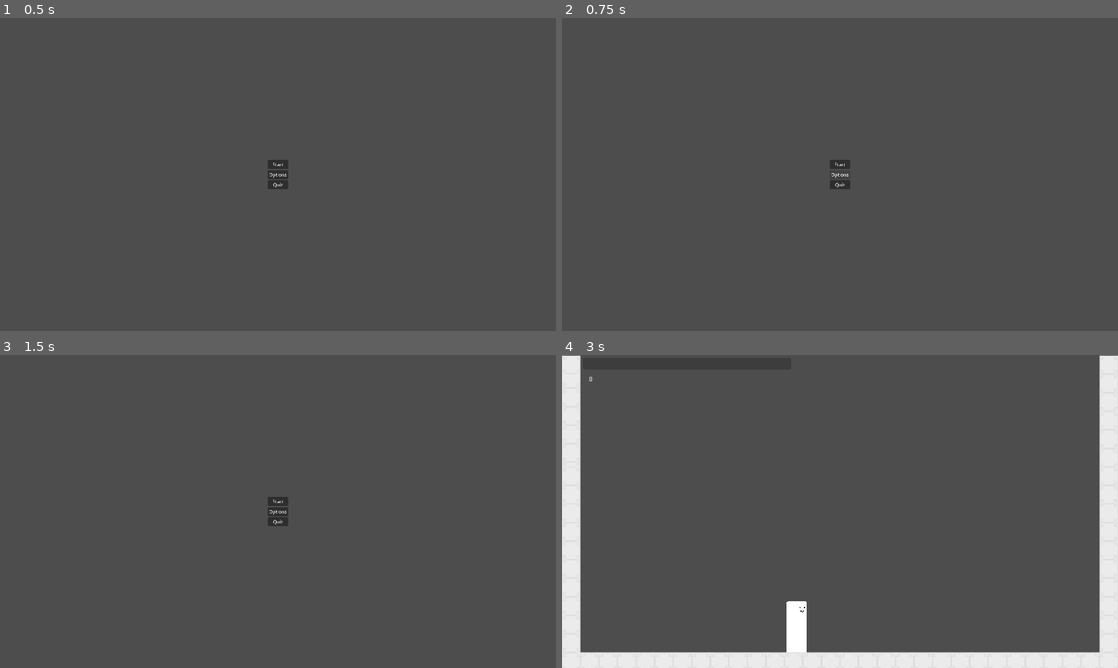
Above: before the commit, frames 1-4 (two rows, left to right).
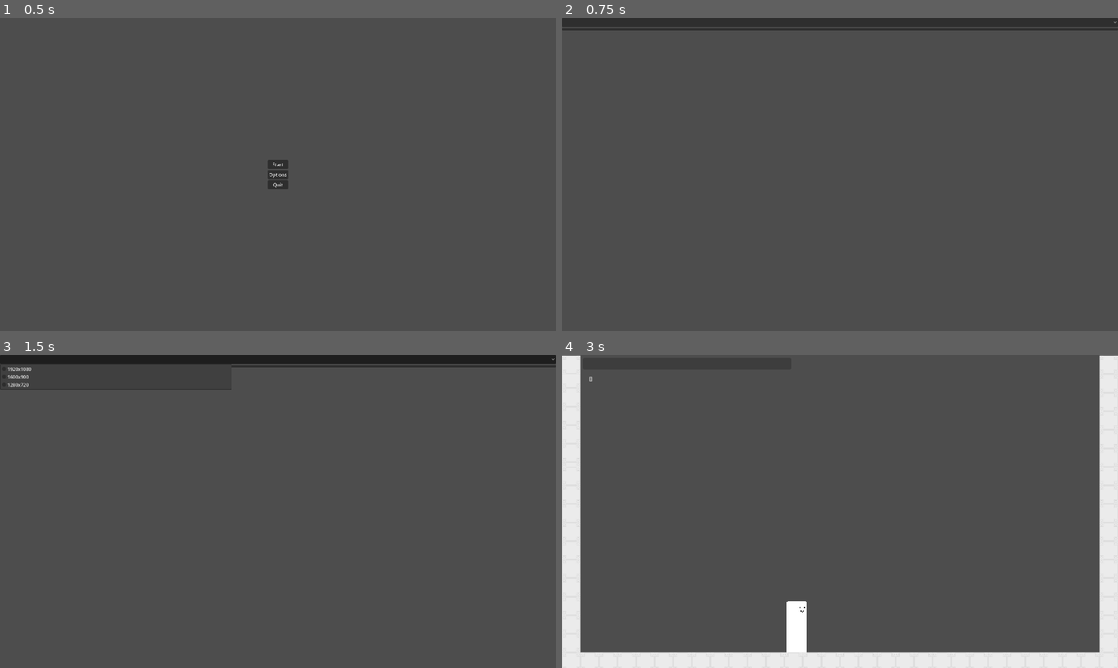
Above: after the commit, the same moments.

Repository: Mysteria0/To-Be-Name-Fighting-Game
Game: Godot game, scene res://menu.tscn
The game is run twice, just before and just after one commit, with the same random seed, the same clock (stepped at 60 frames per second) and the same inputs.
Inputs (mouse positions are in pixels of both pictures, inside the frame that each line leads up to):
- Up to frame 1 (0.5 s): no input
- Up to frame 2 (0.75 s): click "Options" at 0.5 s
- Up to frame 3 (1.5 s): click (278, 358) at 1.27 s
- Up to frame 4 (3 s): click (840, 367) at 2.02 s; click "Start" at 2.75 s

Frame 1 is identical in both runs. In frame 2, 3.8% of the frame differs, in the area x 0-100%, y 0-55%; in frame 3, 3.8%; in frame 4, nothing differs.

Commit message:
added bare bones option menu

Diff:
--- a/Scripts/Main Menu/menu.gd
+++ b/Scripts/Main Menu/menu.gd
@@ -12,7 +12,7 @@
 
 
 func _on_options_pressed() -> void:
-	pass # Replace with function body.
+	get_tree().change_scene_to_file("res://Settings.tscn")
 
 
 func _on_quit_pressed() -> void:
--- /dev/null
+++ b/Scripts/Universal Code/settings.gd
@@ -0,0 +1,17 @@
+extends Control
+
+
+
+
+func _on_resolutions_item_selected(index: int) -> void:
+	match index:
+		0:
+			DisplayServer.window_set_size(Vector2i(1920,1080))
+		1:
+			DisplayServer.window_set_size(Vector2i(1600,900))
+		2:
+			DisplayServer.window_set_size(Vector2i(1280,720))
+
+
+func _on_back_pressed() -> void:
+	get_tree().change_scene_to_file("res://menu.tscn")
--- /dev/null
+++ b/Settings.tscn
@@ -0,0 +1,39 @@
+[gd_scene format=3 uid="uid://du0sioda2m1io"]
+
+[ext_resource type="Script" uid="uid://dkxx6tmnhjkvo" path="res://Scripts/Universal Code/settings.gd" id="1_bvb5x"]
+
+[node name="Settings" type="Control" unique_id=217245781]
+layout_mode = 3
+anchors_preset = 15
+anchor_right = 1.0
+anchor_bottom = 1.0
+grow_horizontal = 2
+grow_vertical = 2
+script = ExtResource("1_bvb5x")
+
+[node name="MarginContainer" type="MarginContainer" parent="." unique_id=187824080]
+layout_mode = 1
+anchors_preset = 15
+anchor_right = 1.0
+anchor_bottom = 1.0
+grow_horizontal = 2
+grow_vertical = 2
+
+[node name="VBoxContainer" type="VBoxContainer" parent="MarginContainer" unique_id=781988453]
+layout_mode = 2
+
+[node name="Resolutions" type="OptionButton" parent="MarginContainer/VBoxContainer" unique_id=1980242902]
+layout_mode = 2
+item_count = 3
+popup/item_0/text = "1920x1080"
+popup/item_0/id = 0
+popup/item_1/text = "1600x900"
+popup/item_1/id = 1
+popup/item_2/text = "1280x720"
+popup/item_2/id = 2
+
+[node name="Back" type="Button" parent="MarginContainer/VBoxContainer" unique_id=1809477289]
+layout_mode = 2
+
+[connection signal="item_selected" from="MarginContainer/VBoxContainer/Resolutions" to="." method="_on_resolutions_item_selected"]
+[connection signal="pressed" from="MarginContainer/VBoxContainer/Back" to="." method="_on_back_pressed"]
Not shown, added: Scripts/Universal Code/settings.gd.uid
